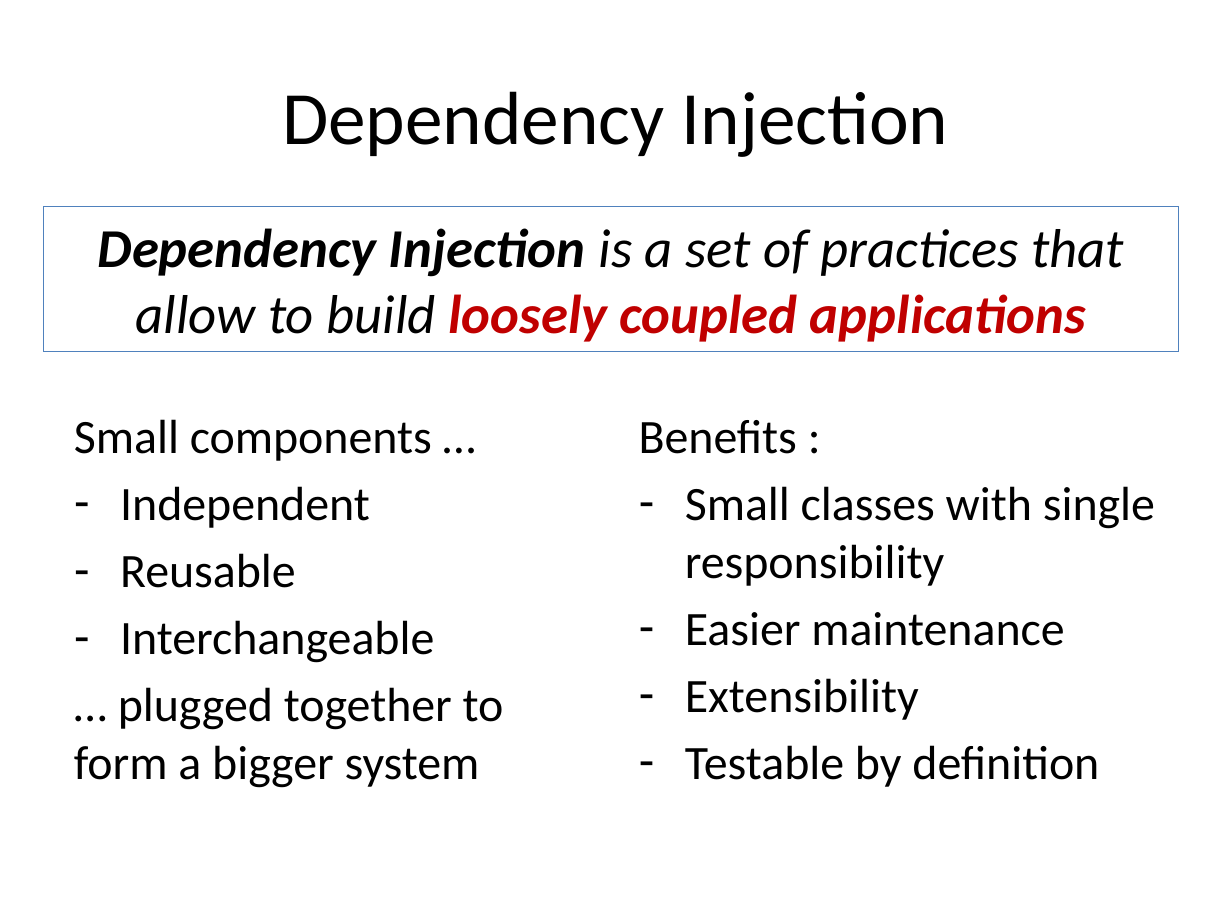
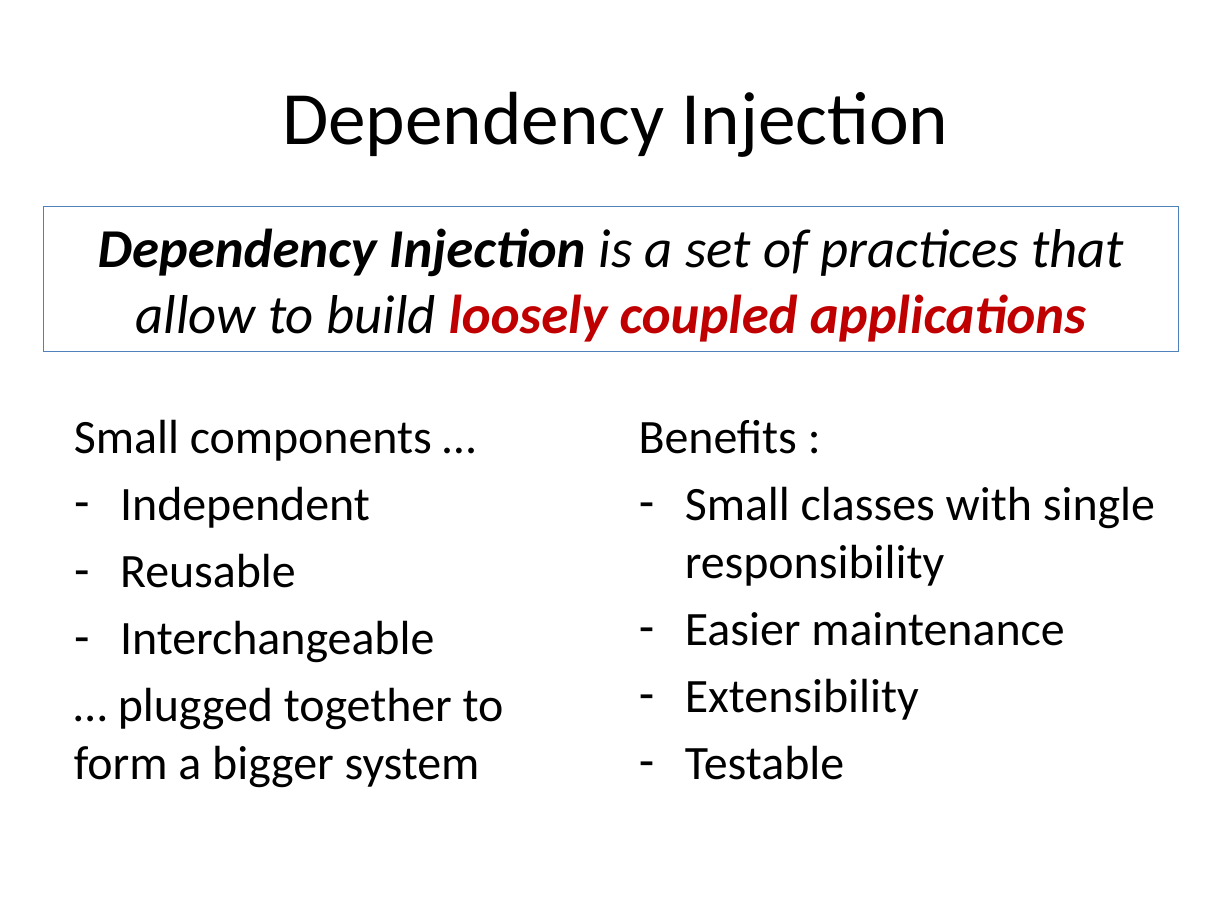
Before and after one commit to tsimbalar/DependencyInjectionTheRightWay, a slide deck: slide 8 of Dependency Injection - the right way.pptx. Drawn at 1232x924 pixels with LibreOffice and Linux fonts; fonts in the diff are those of the drawing. Boxes give left, top, right and bottom in pixels: in the first picture for what was removed or moved away, otherwise in the second. Text is boxed around its words. In the diff, an @@ line names an element or a change of style, - is before the commit and + after.

```diff
--- a/Dependency Injection - the right way.pptx
+++ b/Dependency Injection - the right way.pptx
@@ text at (685, 745, 844, 780): text changed @@
-– Testable by definition
+– Testable
```
Also in this commit, not shown: 17 other slides changed, 1 slide added.
